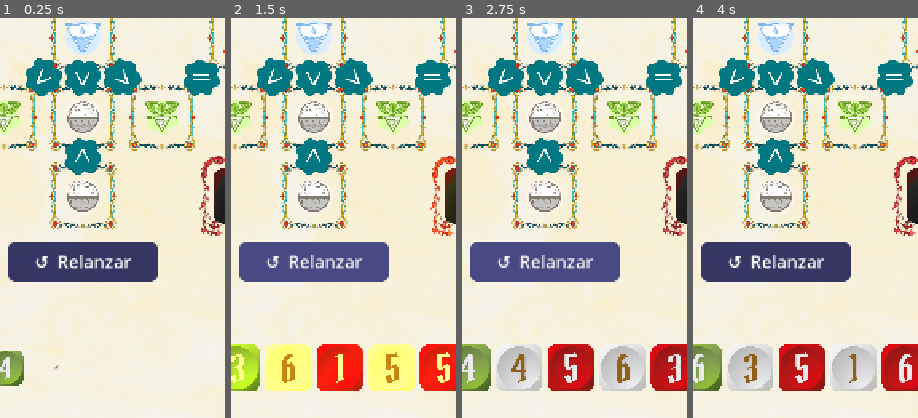
Above: before the commit, frames 1-4 (left to right).
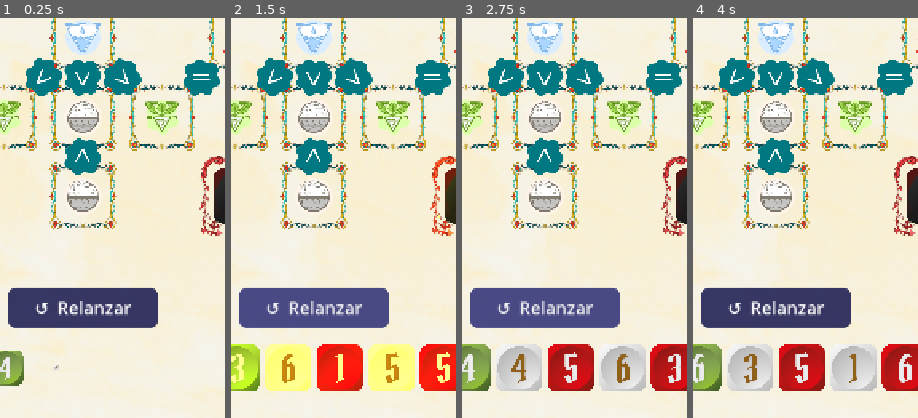
Above: after the commit, the same moments.

Repository: flipper83/pocimas
Game: Godot game, scene res://scenes/main.tscn
Same seed, same stepped clock (60 frames per second), same inputs: the game is played once before the commit and once after it.
Inputs (mouse positions are % of the whole screen's width and height, from its top left):
- Up to frame 1 (0.25 s): no input
- Up to frame 2 (1.5 s): click "↺ Relanzar" at 0.5 s; click "↺ Relanzar" at 1.25 s
- Up to frame 3 (2.75 s): click "↺ Relanzar" at 2 s
- Up to frame 4 (4 s): tap Enter at 2.75 s; move the mouse to (72, 45) at 2.77 s; click (72, 45) at 2.92 s; tap Space at 3.5 s; drag from (30, 55) to (45, 70) at 3.52 s
The pictures show only the part of the screen within x 32-82%, y 50-100%; the shares and areas given below are measured in that part.

The runs differ from the first frame. In frame 1, 13% of the frame differs, in the area x 3-71%, y 56-78%; in frame 2, 13%; in frame 3, 13%; in frame 4, 13%.

Commit message:
fix: anchor reroll button just above the dice row
The button was placed at 78% of screen height, overlapping the bottom
element of the board. It now sits REROLL_BTN_GAP px above the dice.

Co-Authored-By: Claude Opus 5.5 <noreply@anthropic.com>

Diff:
--- a/scripts/game.gd
+++ b/scripts/game.gd
@@ -10,6 +10,8 @@
 const LEVEL_DISPLAY_SCALE := 1.15
 const OP_TYPES: Array = ["gt", "lt", "eq", "ne"]
 const DICE_BOTTOM_MARGIN := 80.0
+const REROLL_BTN_SIZE := Vector2(240, 64)
+const REROLL_BTN_GAP := 20.0  # separación entre el botón y la parte superior de los dados
 const DIE_SIZE_RATIO := 0.9  # tamaño del dado respecto a la separación entre dados
 
 # Board row layout — 5 elements + 4 operators centered in screen width
@@ -218,8 +220,11 @@
 	var style_hover := style.duplicate() as StyleBoxFlat
 	style_hover.bg_color = Color(0.25, 0.25, 0.5, 0.95)
 	_reroll_btn.add_theme_stylebox_override("hover", style_hover)
-	_reroll_btn.size = Vector2(240, 64)
-	_reroll_btn.position = Vector2((_screen_w - 240) * 0.5, _screen_h * 0.78)
+	_reroll_btn.size = REROLL_BTN_SIZE
+	var dice_top := _screen_h - DICE_BOTTOM_MARGIN - DieNode.DEFAULT_SIZE * 0.5
+	_reroll_btn.position = Vector2(
+		(_screen_w - REROLL_BTN_SIZE.x) * 0.5,
+		dice_top - REROLL_BTN_GAP - REROLL_BTN_SIZE.y)
 	_reroll_btn.pressed.connect(_on_reroll_pressed)
 	add_child(_reroll_btn)
 
